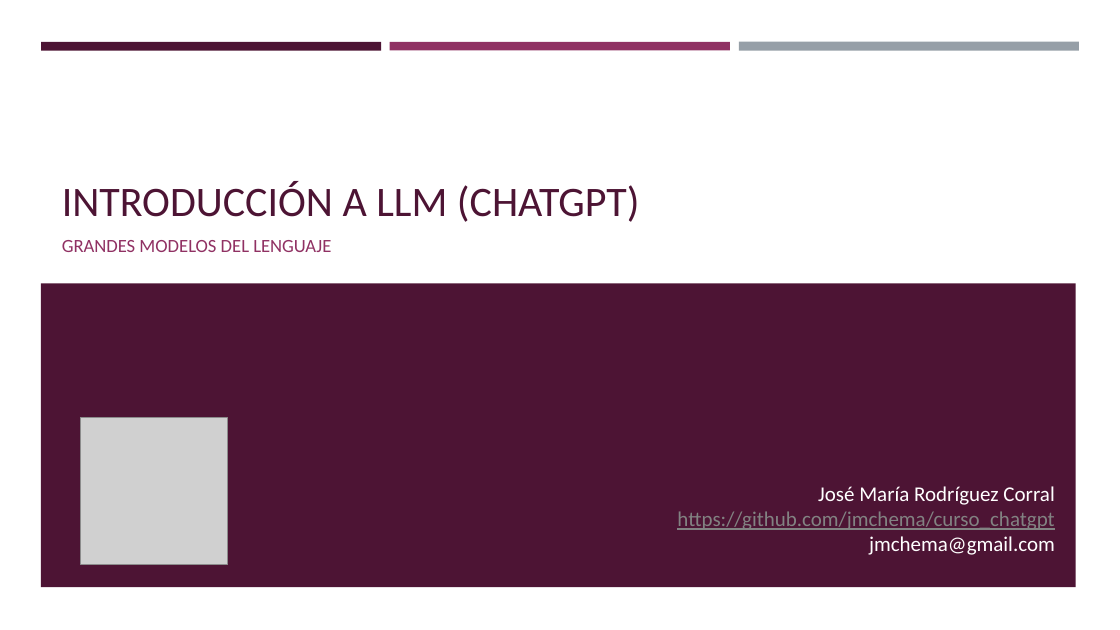
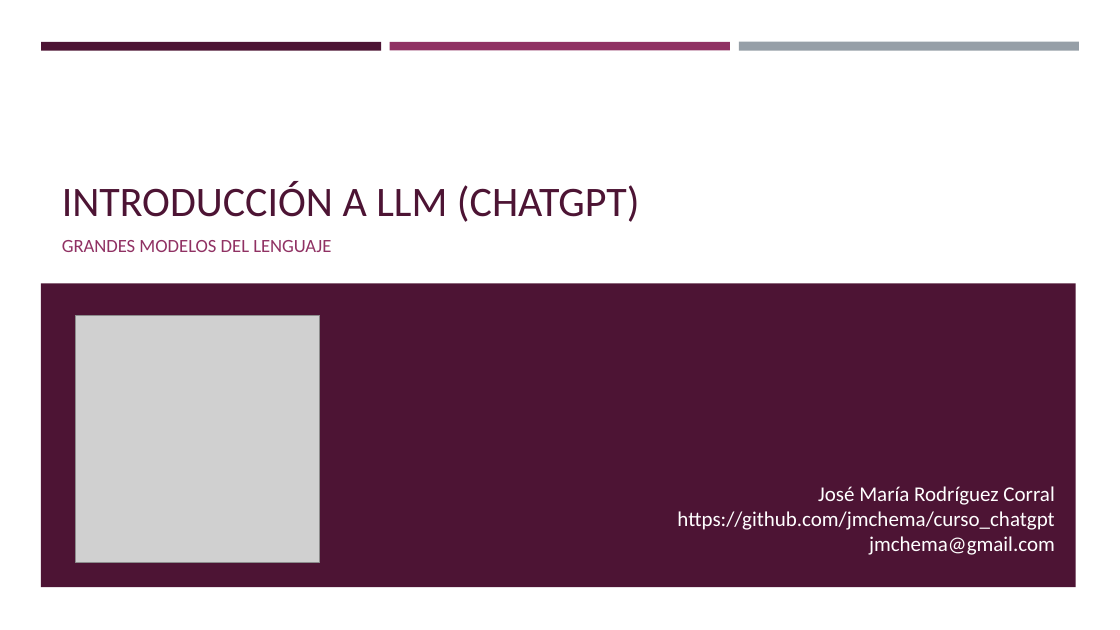
Before and after one commit to jmchema/curso_chatgpt, a slide deck: slide 1 of Introducción a chatgpt.pptx. Drawn at 1120x630 pixels with LibreOffice and Linux fonts; fonts in the diff are those of the drawing; grey boxes stand for pictures. Boxes give left, top, right and bottom in pixels: in the first picture for what was removed or moved away, otherwise in the second. Text is boxed around its words. In the diff, an @@ line names an element or a change of style, - is before the commit and + after.

```diff
--- a/Introducción a chatgpt.pptx
+++ b/Introducción a chatgpt.pptx
@@ picture added at <box>76,316,320,563</box> @@
@@ picture removed at <box>81,418,228,565</box> @@
@@ text at <box>677,511,1054,530</box>: text colour #828282 to #FFFFFF, underline off in "https://github.com/jmchema/curso_chatgpt" @@
```
Also in this commit, not shown: 5 other slides changed, 1 other file.
